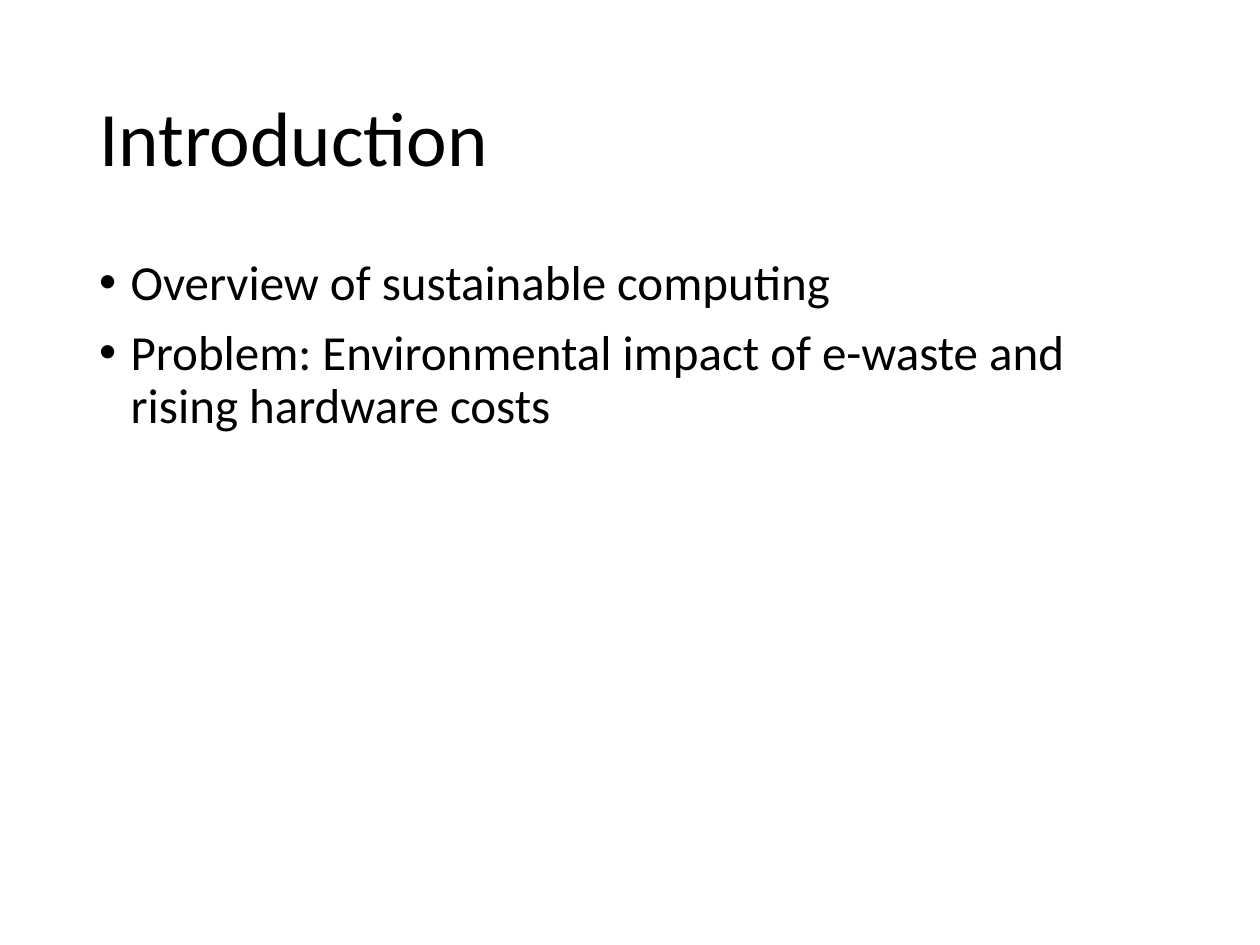
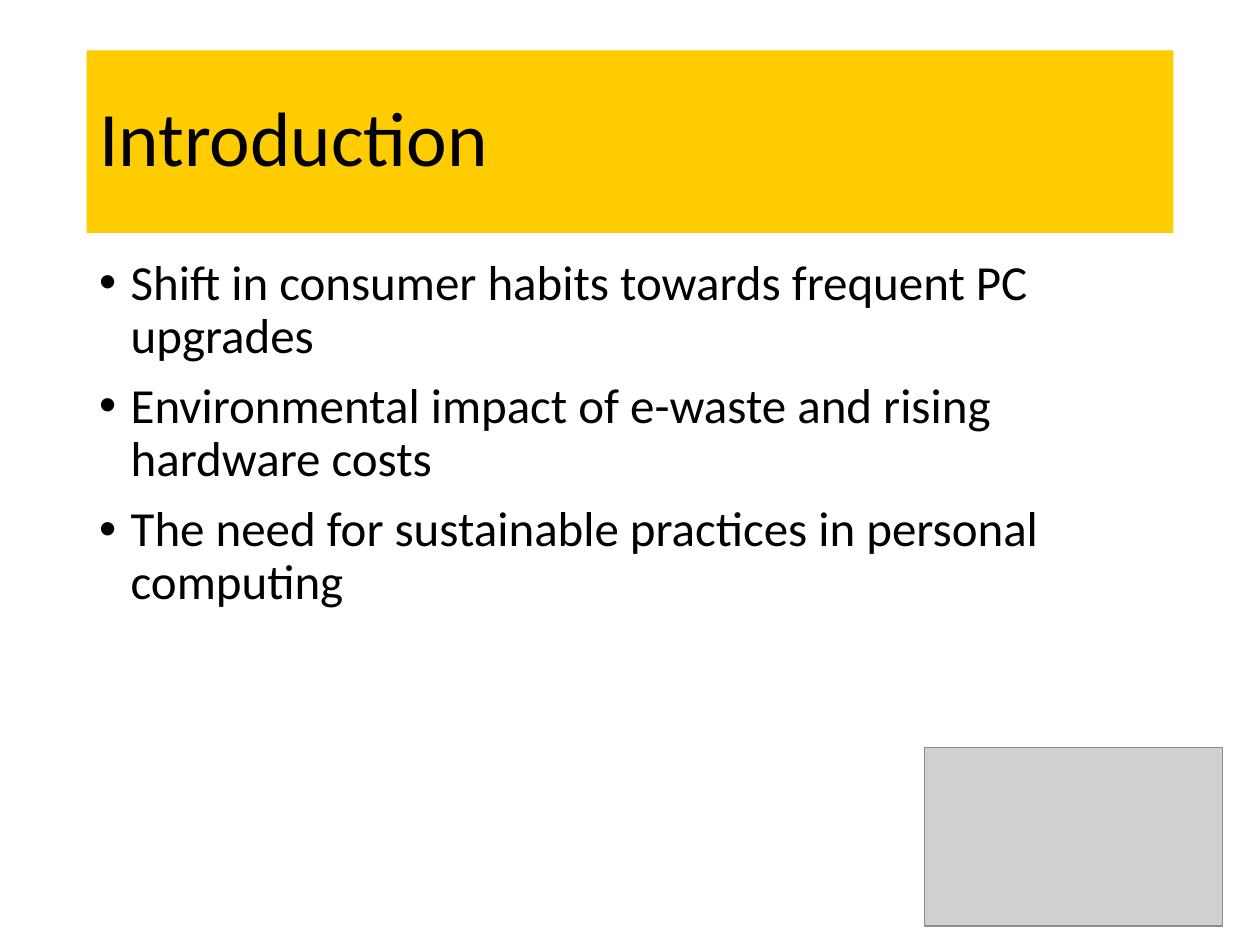
Before and after one commit to Scottielee33/thesis_2024_PC_LTE, a slide deck: slide 2 of final_presentation.pptx. Drawn at 1260x945 pixels with LibreOffice and Linux fonts; fonts in the diff are those of the drawing; grey boxes stand for pictures. Boxes give left, top, right and bottom in pixels: in the first picture for what was removed or moved away, otherwise in the second. Text is boxed around its words. In the diff, an @@ line names an element or a change of style, - is before the commit and + after.

```diff
--- a/final_presentation.pptx
+++ b/final_presentation.pptx
@@ title "Introduction": place and size @@
-title "Introduction" at [99, 112, 487, 167]
+title "Introduction" at [87, 50, 1173, 233]
@@ title "Introduction" at [87, 50, 1173, 233]: fill none to #FFCC00 @@
@@ text at [131, 266, 1038, 608]: text changed @@
-• Overview of sustainable computing
-• Problem: Environmental impact of e-waste and rising hardware costs
+• Shift in consumer habits towards frequent PC upgrades
+• Environmental impact of e-waste and rising hardware costs
+• The need for sustainable practices in personal computing
@@ picture added at [925, 747, 1222, 926] @@
```
Also in this commit, not shown: 7 other slides changed, 10 slides added, 3 slides removed.
